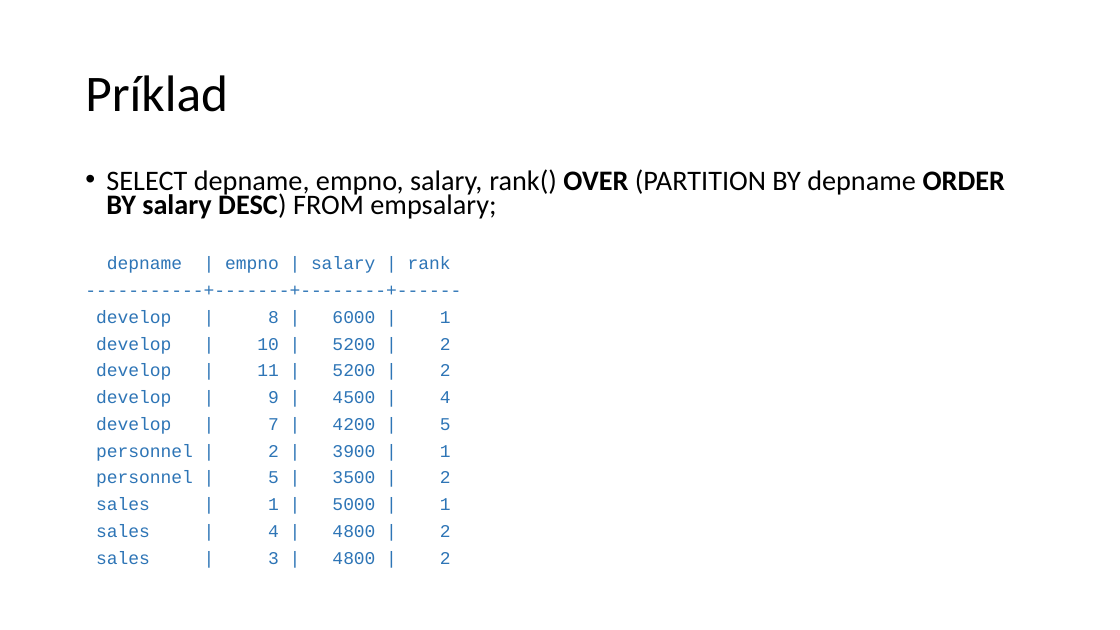
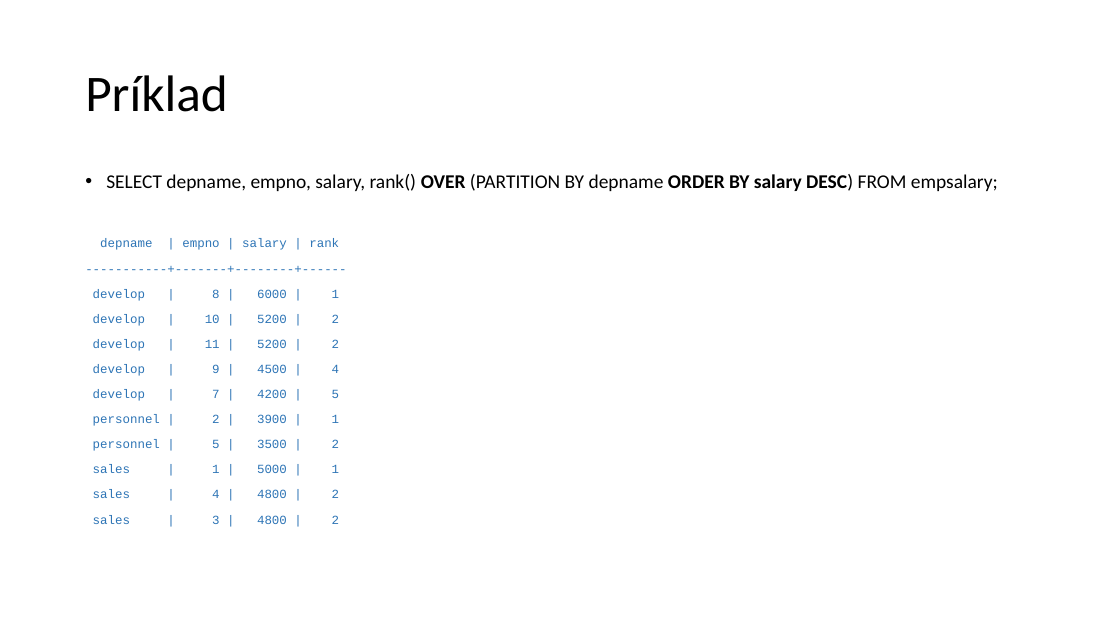
Before and after one commit to janmazak/db_praktikum, a slide deck: slide 4 of materialy/07/window_functions.pptx. Drawn at 1120x630 pixels with LibreOffice and Linux fonts; fonts in the diff are those of the drawing. Boxes give left, top, right and bottom in pixels: in the first picture for what was removed or moved away, otherwise in the second. Text is boxed around its words. In the diff, an @@ line names an element or a change of style, - is before the commit and + after.

```diff
--- a/materialy/07/window_functions.pptx
+++ b/materialy/07/window_functions.pptx
@@ text "SELECT depname, empno, salary, rank() ..." at (93, 174, 998, 524): size 24.2 to 16.7 pt in "SELECT depname, empno, salary, rank() OVER (PARTITION ..."; size 15.4 to 10.6 pt in "depname | empno | salary | rank", "-----------+-------+--------+------", "develop | 8 | 6000 | 1", "develop | 10 | 5200 | 2" and 8 more places; line spacing 0.7 to 0.9 @@
```
Also in this commit, not shown: 4 other slides changed, 12 other files.
